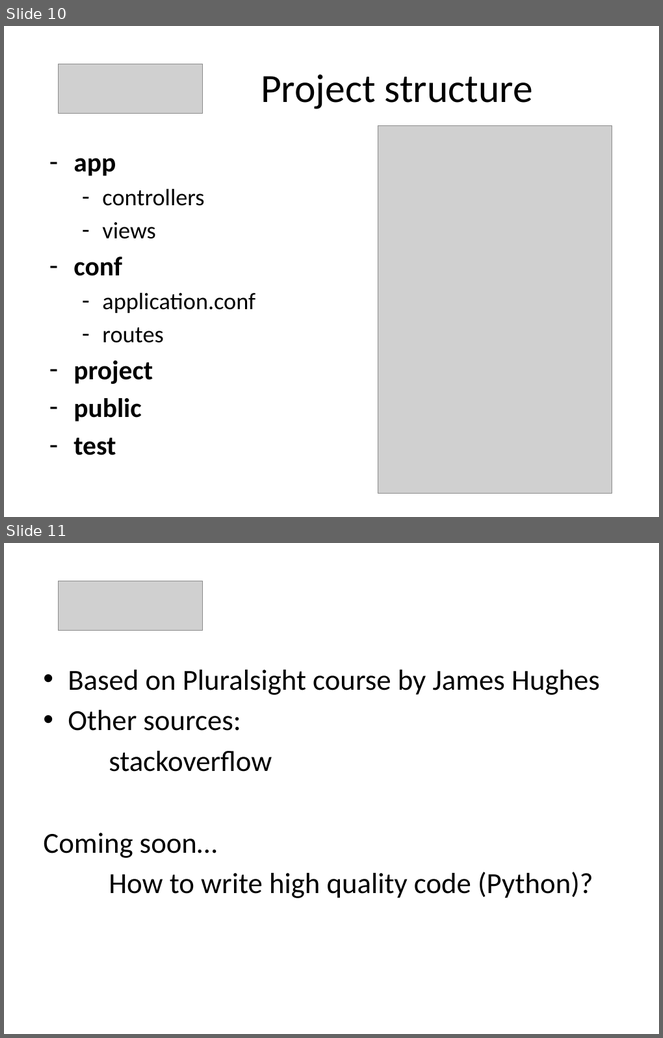
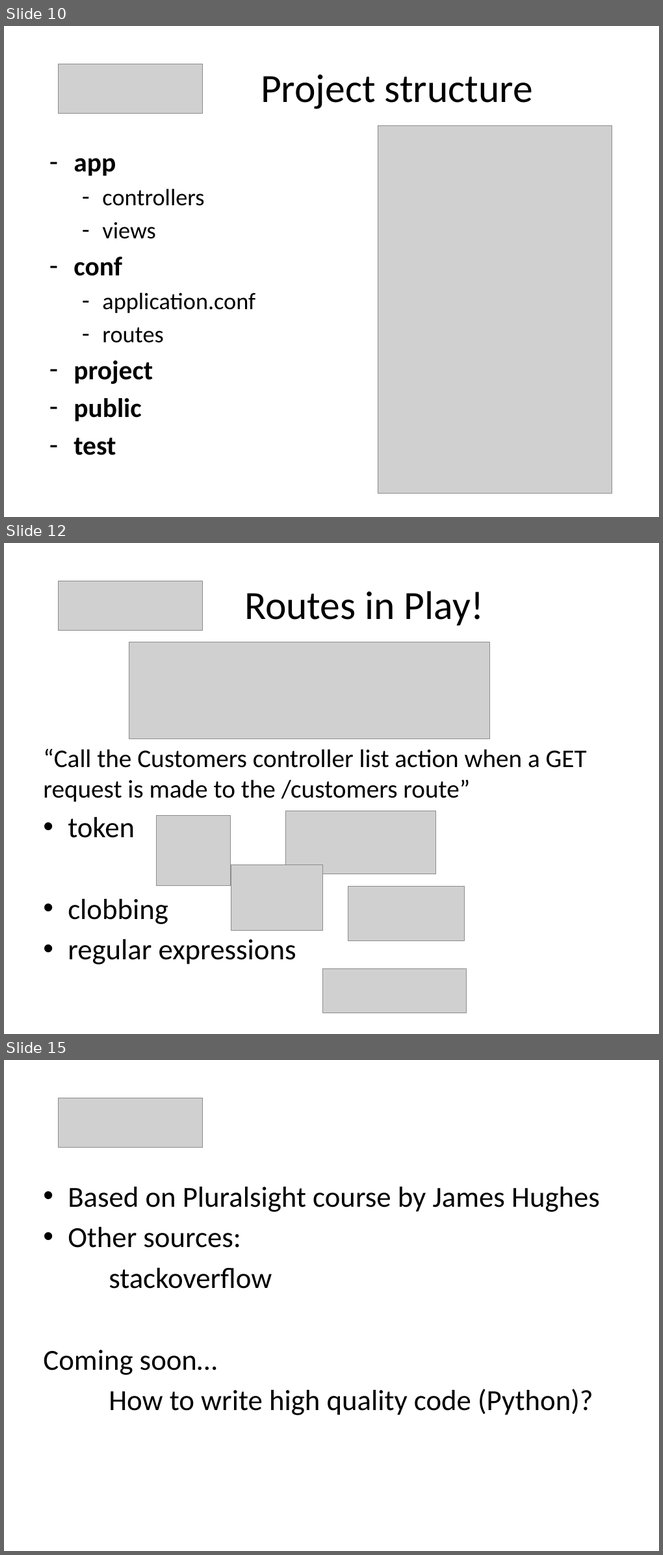
Before and after one commit to martadoberschuetz/dev_training, a slide deck: Play take 2.pptx. Shown one above the other, each under a label of ours: slides 10 and 11 before the commit, slides 10, 12 and 15 after it; the slides between them are not shown. The pictures are 663x1038 and 663x1555 pixels, drawn with LibreOffice and Linux fonts; fonts in the diff are those of the drawing; grey boxes stand for pictures. Boxes give left, top, right and bottom in pixels: in the first picture for what was removed or moved away, otherwise in the second. Text is boxed around its words. In the diff, an @@ line names an element or a change of style, - is before the commit and + after.

Commit message:
003 routes

```diff
--- a/Play take 2.pptx
+++ b/Play take 2.pptx
@@ slide 12 added at [4, 543, 659, 1034], background #FFFFFF @@
@@ picture added at [59, 581, 202, 630] @@
@@ title added at [244, 591, 484, 626], 44 pt, text #000000 @@
+Routes in Play!
@@ picture added at [129, 642, 490, 739] @@
@@ text added at [43, 749, 587, 965], 28 pt, text #000000 @@
+  “Call the Customers controller list action when a GET request is made to the /customers route”
+• token
+• clobbing
+• regular expressions
@@ picture added at [285, 811, 436, 874] @@
@@ picture added at [156, 816, 231, 886] @@
@@ picture added at [231, 865, 322, 931] @@
@@ picture added at [348, 886, 465, 941] @@
@@ picture added at [322, 969, 467, 1014] @@
@@ what was slide 11 is now slide 15 @@
```
Also in this commit, not shown: 3 other slides added.
